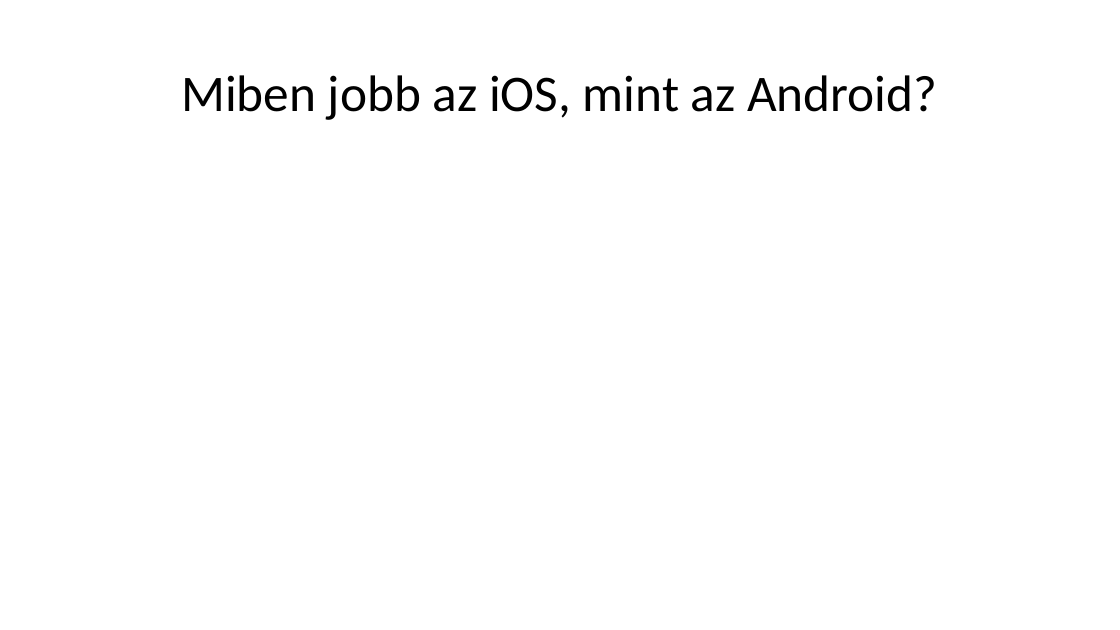
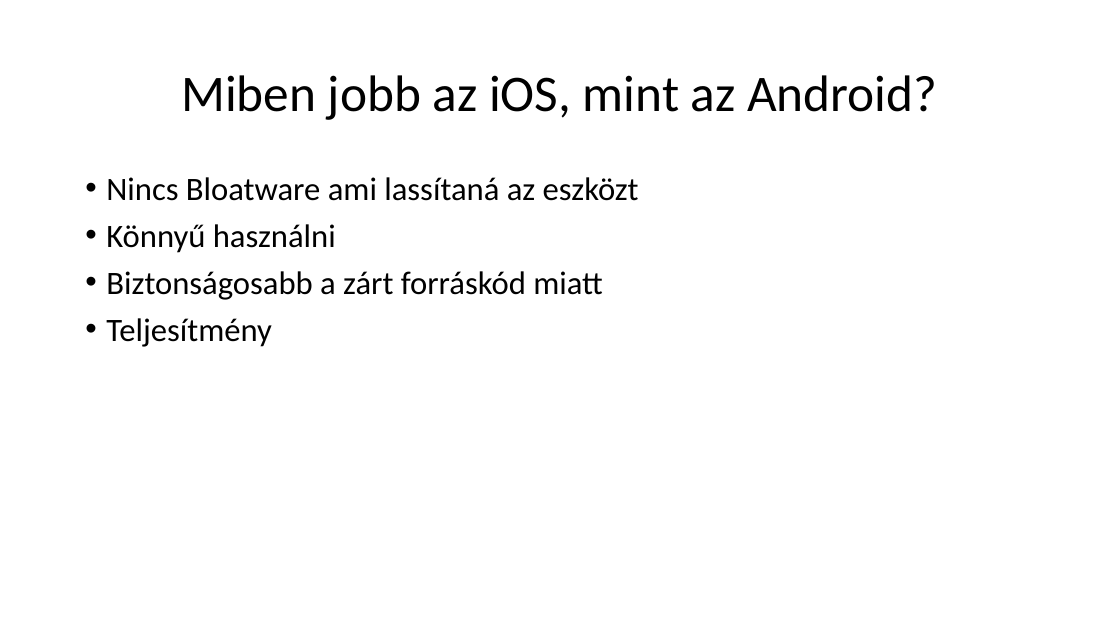
Before and after one commit to RafaelAlex123/ikt-szakmai-ppt, a slide deck: slide 6 of ikt powerpoint.pptx. Drawn at 1120x630 pixels with LibreOffice and Linux fonts; fonts in the diff are those of the drawing. Boxes give left, top, right and bottom in pixels: in the first picture for what was removed or moved away, otherwise in the second. Text is boxed around its words. In the diff, an @@ line names an element or a change of style, - is before the commit and + after.

```diff
--- a/ikt powerpoint.pptx
+++ b/ikt powerpoint.pptx
@@ text added at (x1=106, y1=177, x2=639, y2=347), 28 pt, text #000000 @@
+• Nincs Bloatware ami lassítaná az eszközt
+• Könnyű használni
+• Biztonságosabb a zárt forráskód miatt
+• Teljesítmény
```
Also in this commit, not shown: 3 other slides changed, 1 slide added, 1 slide removed.
